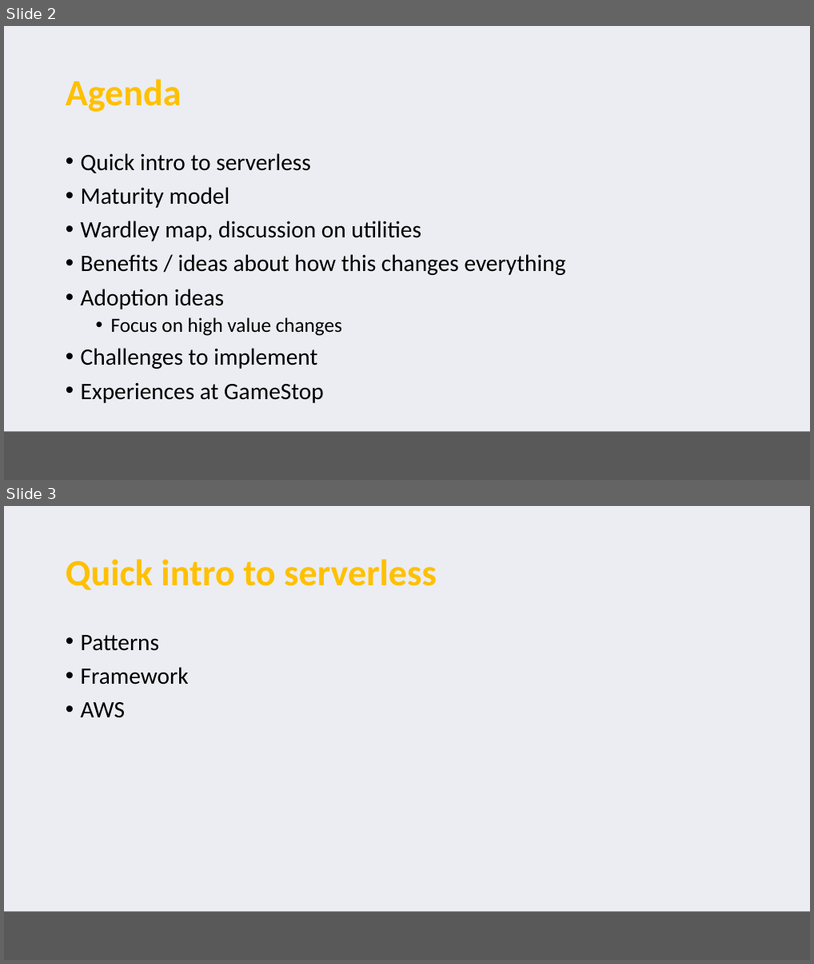
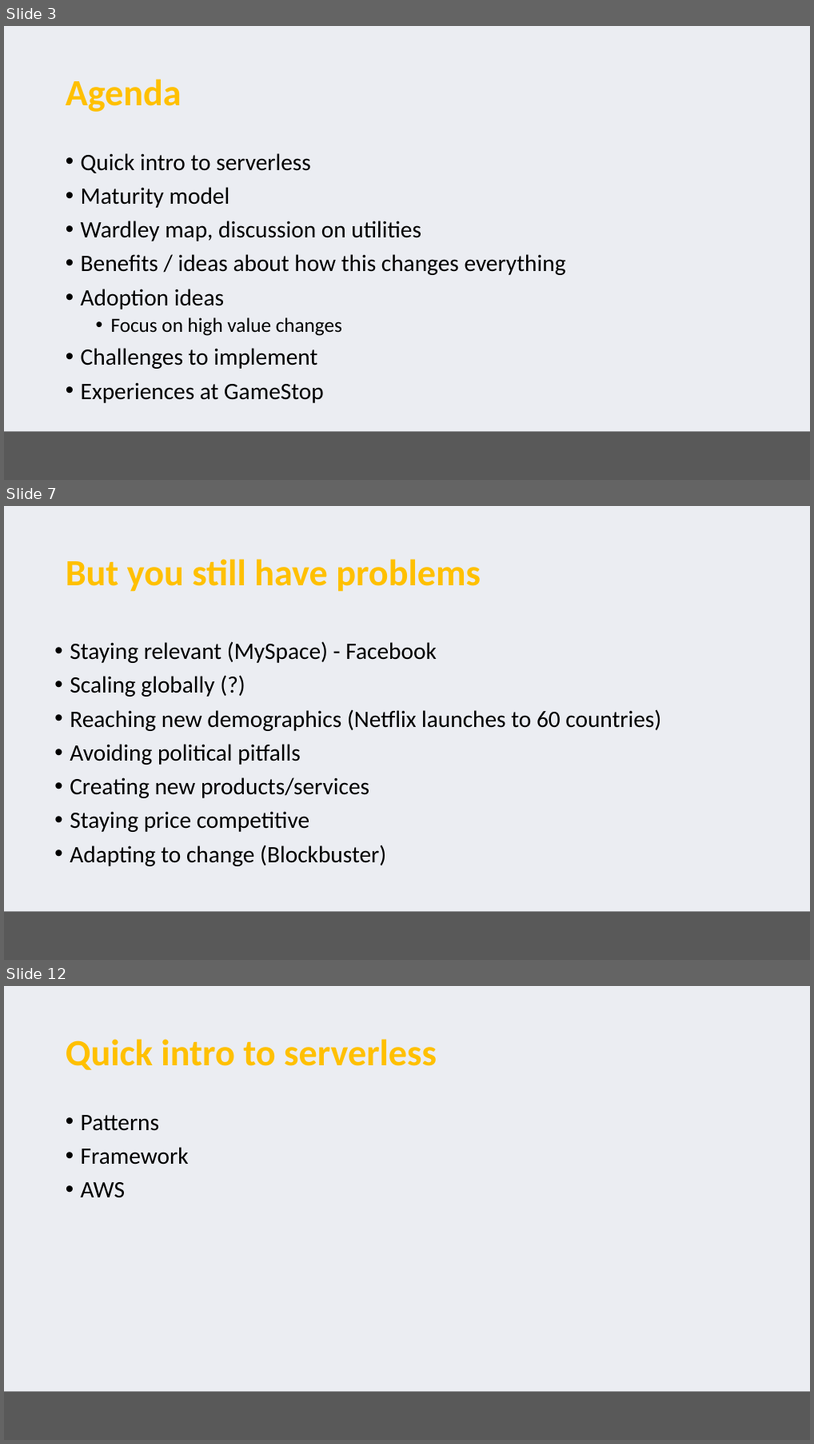
Before and after one commit to serverless-perspectives/pariveda-perspective, a slide deck: Serverless perspectives.pptx. Shown one above the other, each under a label of ours: slides 2 and 3 before the commit, slides 3, 7 and 12 after it; the slides between them are not shown. The pictures are 814x964 and 814x1444 pixels, drawn with LibreOffice and Linux fonts; fonts in the diff are those of the drawing; background and template pictures are left out. Boxes give left, top, right and bottom in pixels: in the first picture for what was removed or moved away, otherwise in the second. Text is boxed around its words. In the diff, an @@ line names an element or a change of style, - is before the commit and + after.

Commit message:
You don't have technology problems

```diff
--- a/Serverless perspectives.pptx
+++ b/Serverless perspectives.pptx
@@ slide 7 added at (x1=4, y1=506, x2=810, y2=960), background #EBEDF2; not listed: 1 template element that a slide beside it also shows @@
@@ title added at (x1=66, y1=559, x2=481, y2=592), 44 pt, text #FFC000, bold @@
+But you still have problems
@@ text added at (x1=70, y1=641, x2=662, y2=866), 28 pt, text #000000 @@
+• Staying relevant (MySpace) - Facebook
+• Scaling globally (?)
+• Reaching new demographics (Netflix launches to 60 countries)
+• Avoiding political pitfalls
+• Creating new products/services
+• Staying price competitive
+• Adapting to change (Blockbuster)
@@ what was slide 2 is now slide 3 @@
@@ what was slide 3 is now slide 12 @@
```
Also in this commit, not shown: 8 other slides added.
